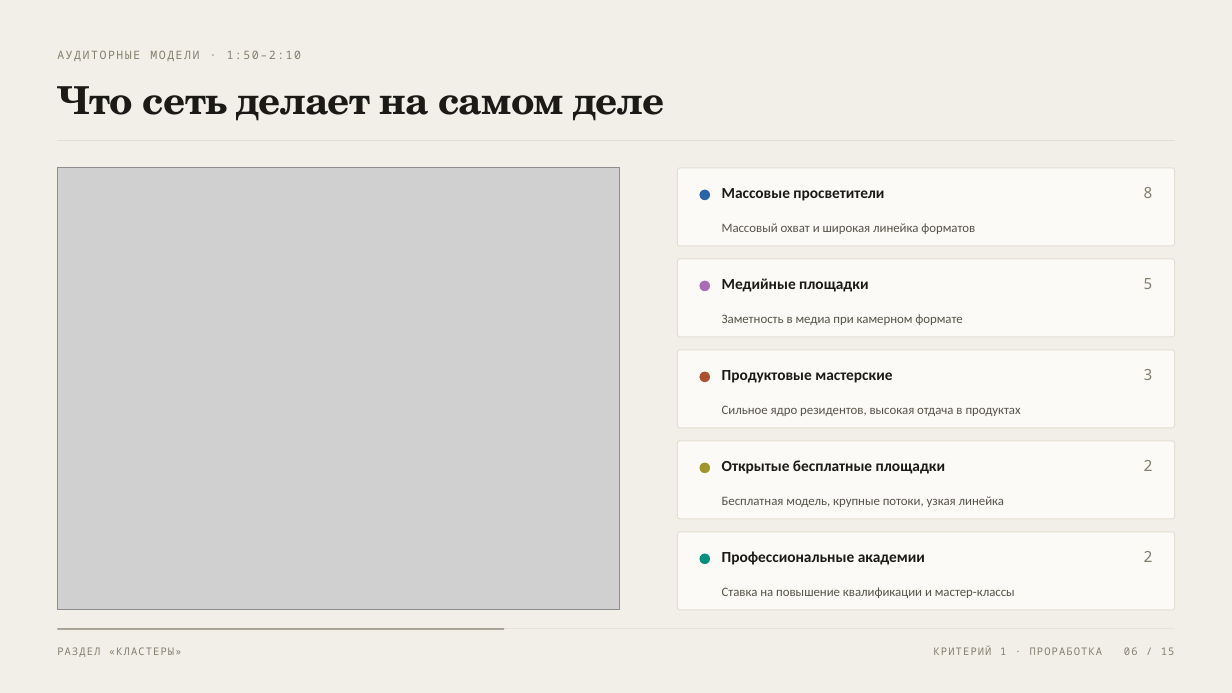
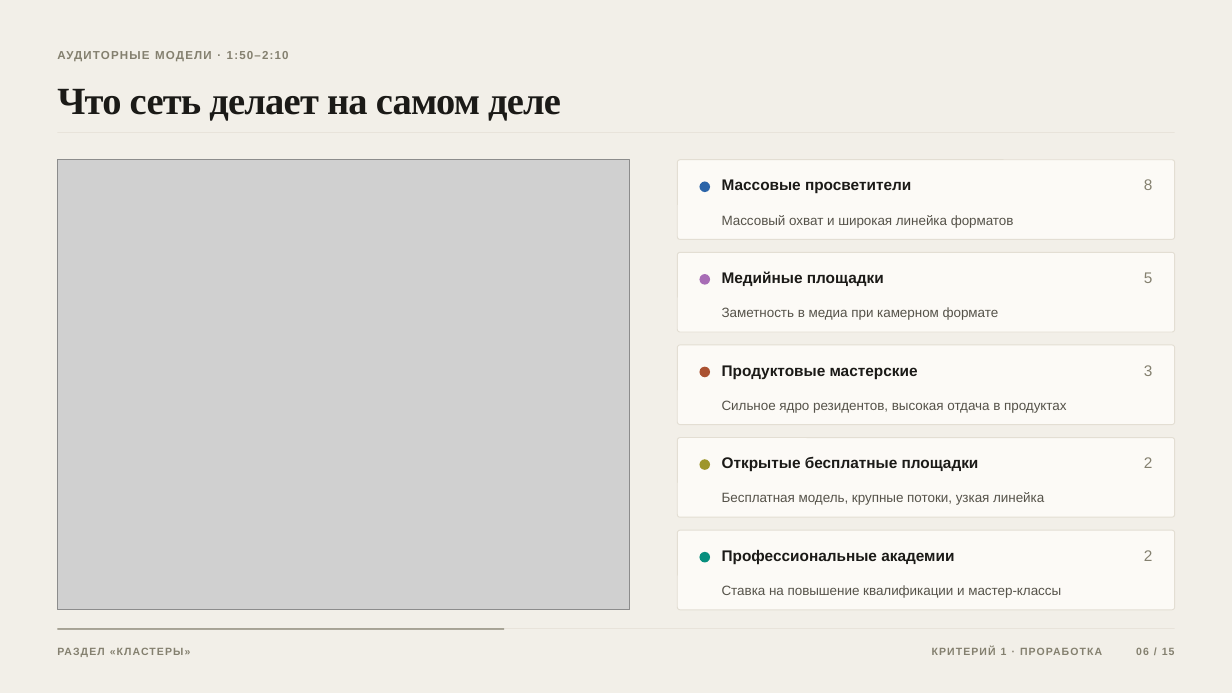
Before and after one commit to justririll/hakaton-kek, a slide deck: slide 6 of presentation/vitdashboard-7min.pptx. Drawn at 1232x693 pixels with LibreOffice and Linux fonts; fonts in the diff are those of the drawing; grey boxes stand for pictures. Boxes give left, top, right and bottom in pixels: in the first picture for what was removed or moved away, otherwise in the second. Text is boxed around its words. In the diff, an @@ line names an element or a change of style, - is before the commit and + after.

```diff
--- a/presentation/vitdashboard-7min.pptx
+++ b/presentation/vitdashboard-7min.pptx
@@ text "АУДИТОРНЫЕ МОДЕЛИ · 1:50–2:10" at (x1=227, y1=51, x2=273, y2=59): font Noto Sans Mono to Arial, letter spacing 1.2 to 0.9 pt, bold on @@
@@ text "Что сеть делает на самом ..." at (x1=57, y1=88, x2=561, y2=121): font TeX Gyre Schola to Times New Roman @@
@@ picture resized from (x1=57, y1=168, x2=620, y2=610) to (x1=57, y1=160, x2=630, y2=610) @@
@@ font Noto Sans Mono to Arial in 5 elements at (x1=1144, y1=550, x2=1153, y2=561), (x1=1144, y1=457, x2=1153, y2=468), (x1=1144, y1=365, x2=1153, y2=376), (x1=1144, y1=272, x2=1153, y2=283), (x1=1144, y1=179, x2=1153, y2=190) @@
@@ font Calibri to Arial in 5 elements at (x1=722, y1=550, x2=954, y2=564), (x1=722, y1=456, x2=979, y2=472), (x1=722, y1=365, x2=918, y2=379), (x1=722, y1=271, x2=884, y2=286), (x1=722, y1=179, x2=911, y2=194) @@
@@ 3 texts, 1 rounded rectangle, 1 rectangle, 1 ellipse moved together from (x1=57, y1=140, x2=1175, y2=246) to (x1=57, y1=132, x2=1175, y2=239) @@
@@ size 10 to 10.5 pt, font Calibri to Arial in 5 elements at (x1=722, y1=585, x2=1061, y2=598), (x1=722, y1=492, x2=1044, y2=505), (x1=722, y1=400, x2=1066, y2=413), (x1=722, y1=307, x2=999, y2=320), (x1=722, y1=215, x2=1014, y2=228) @@
@@ 3 ellipses, 2 rounded rectangles moved together from (x1=677, y1=259, x2=1175, y2=474) to (x1=677, y1=252, x2=1175, y2=470) @@
@@ font Noto Sans Mono to Arial, bold on in 3 elements at (x1=57, y1=645, x2=1175, y2=661), (x1=1136, y1=648, x2=1175, y2=655), (x1=1001, y1=648, x2=1007, y2=655) @@
```
Also in this commit, not shown: 14 other slides changed, 7 other files.
